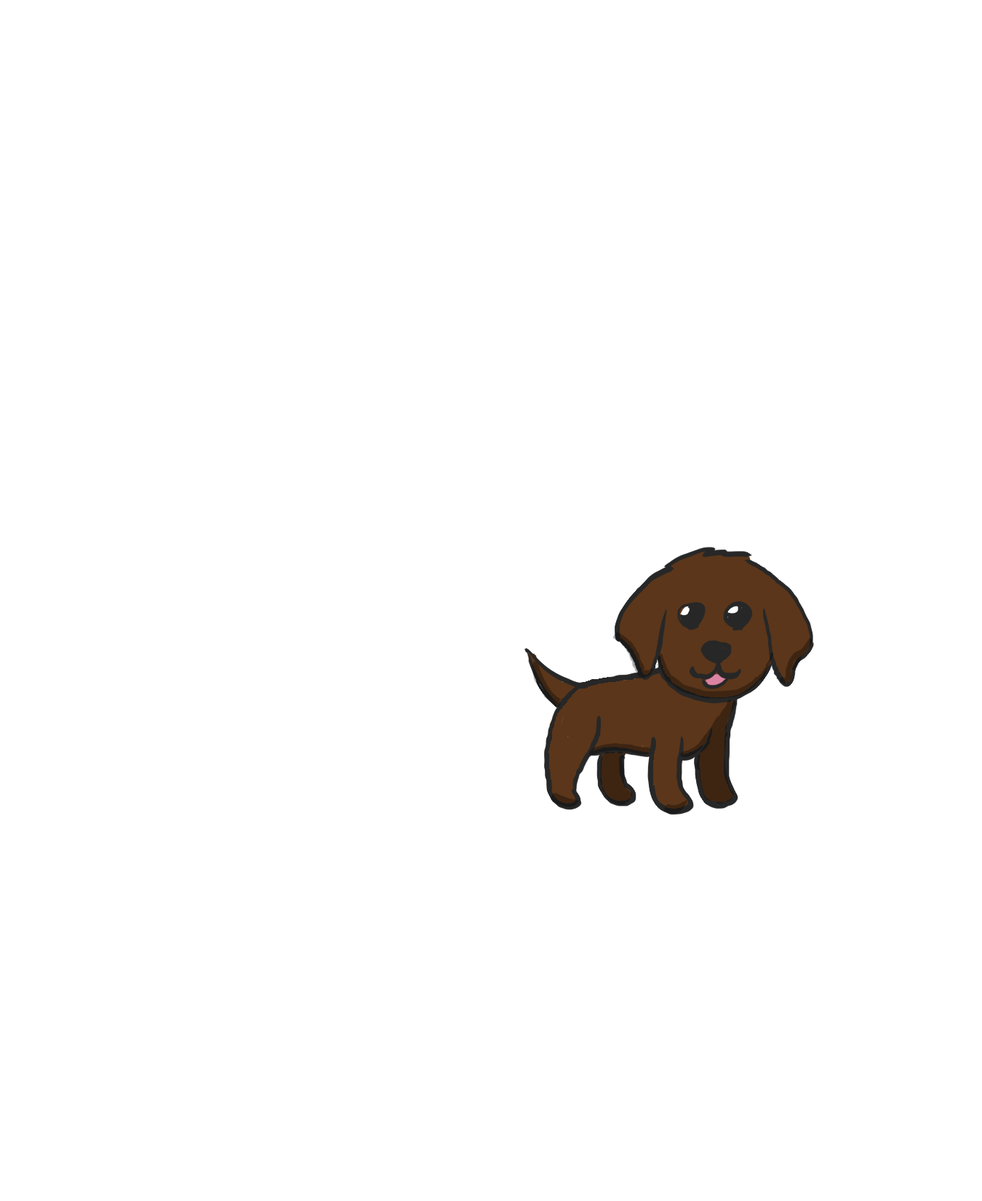
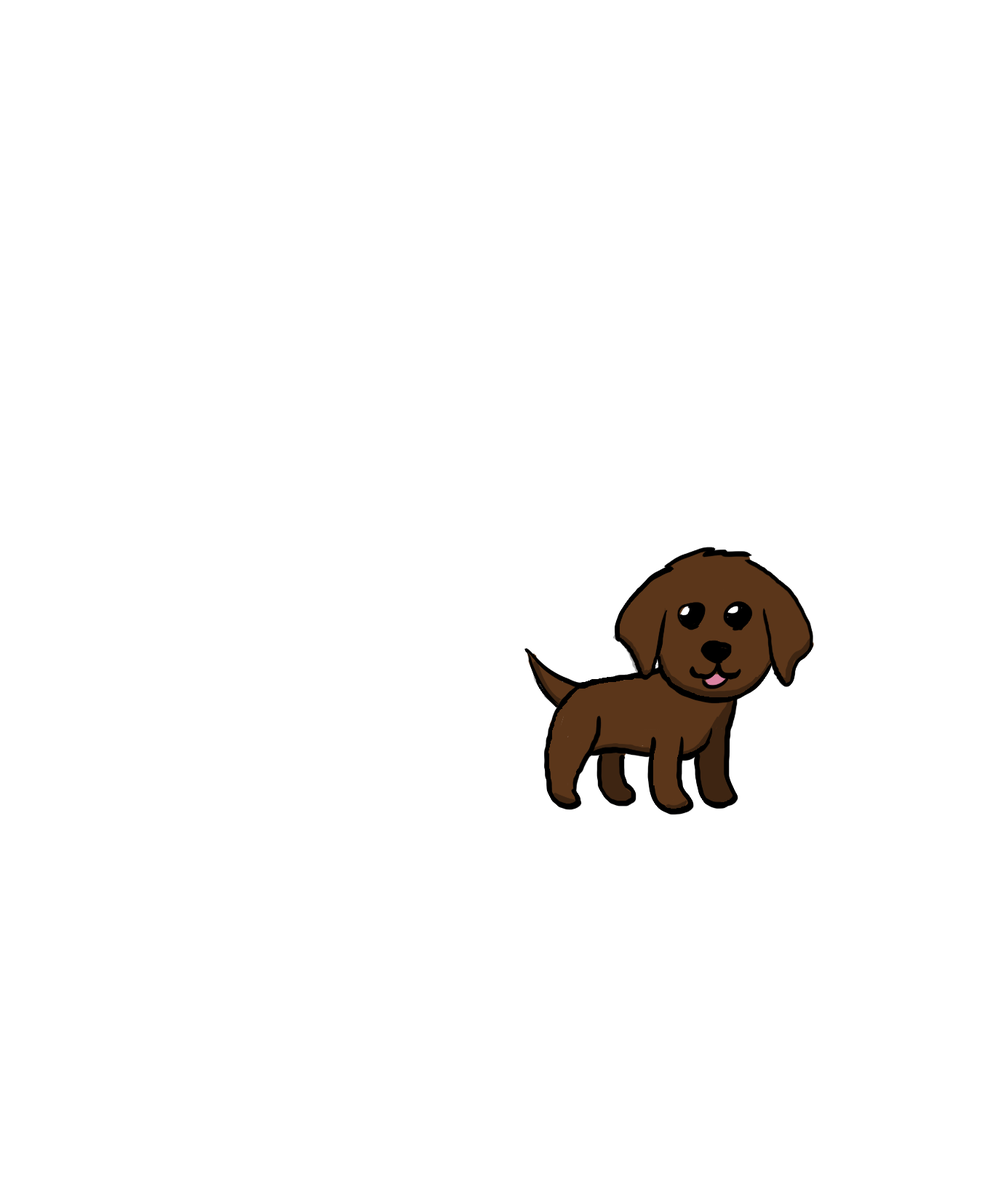
Comparing the layer stacks of the two 982 × 1201 images. Changes:
painted on "body" over <box>524,646,739,815</box>
painted on "head" over <box>614,546,814,704</box>
